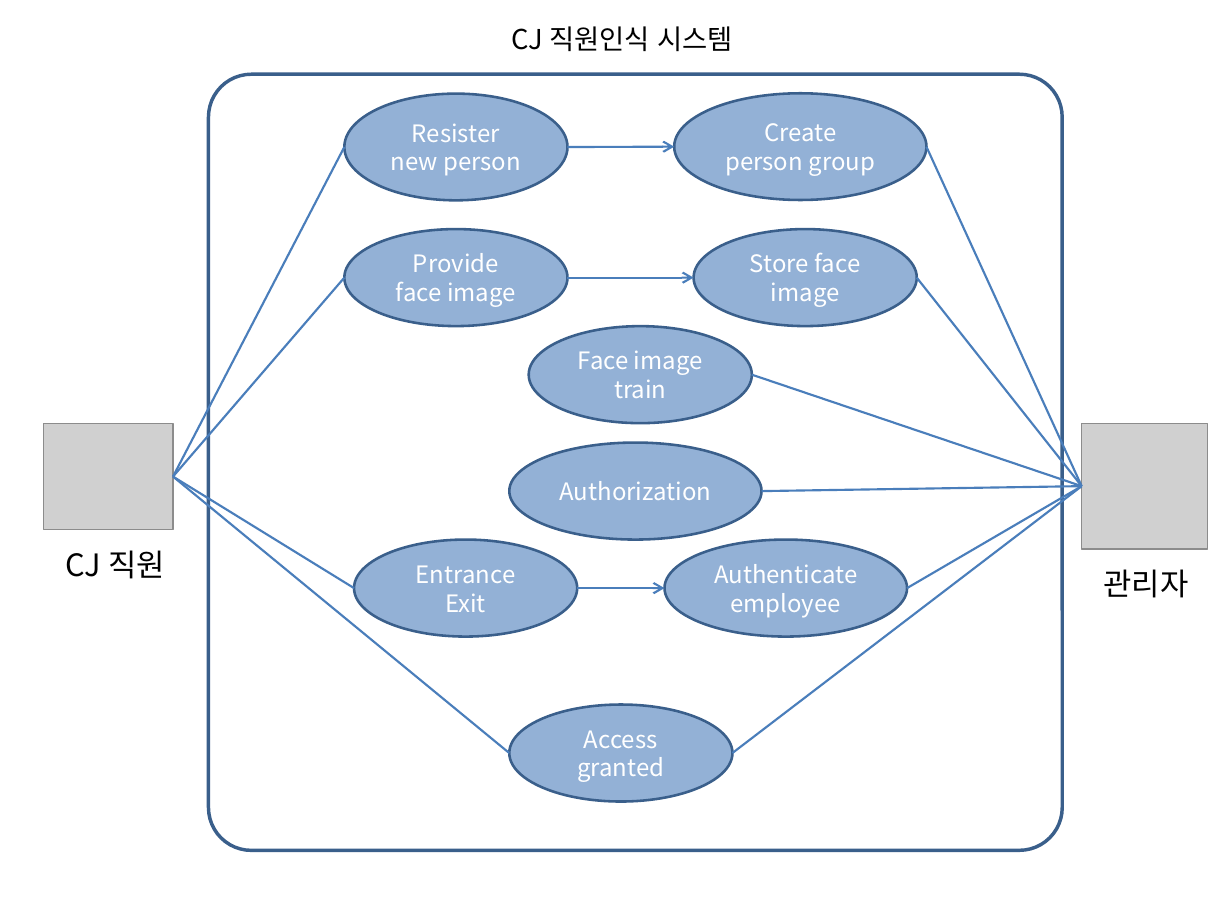
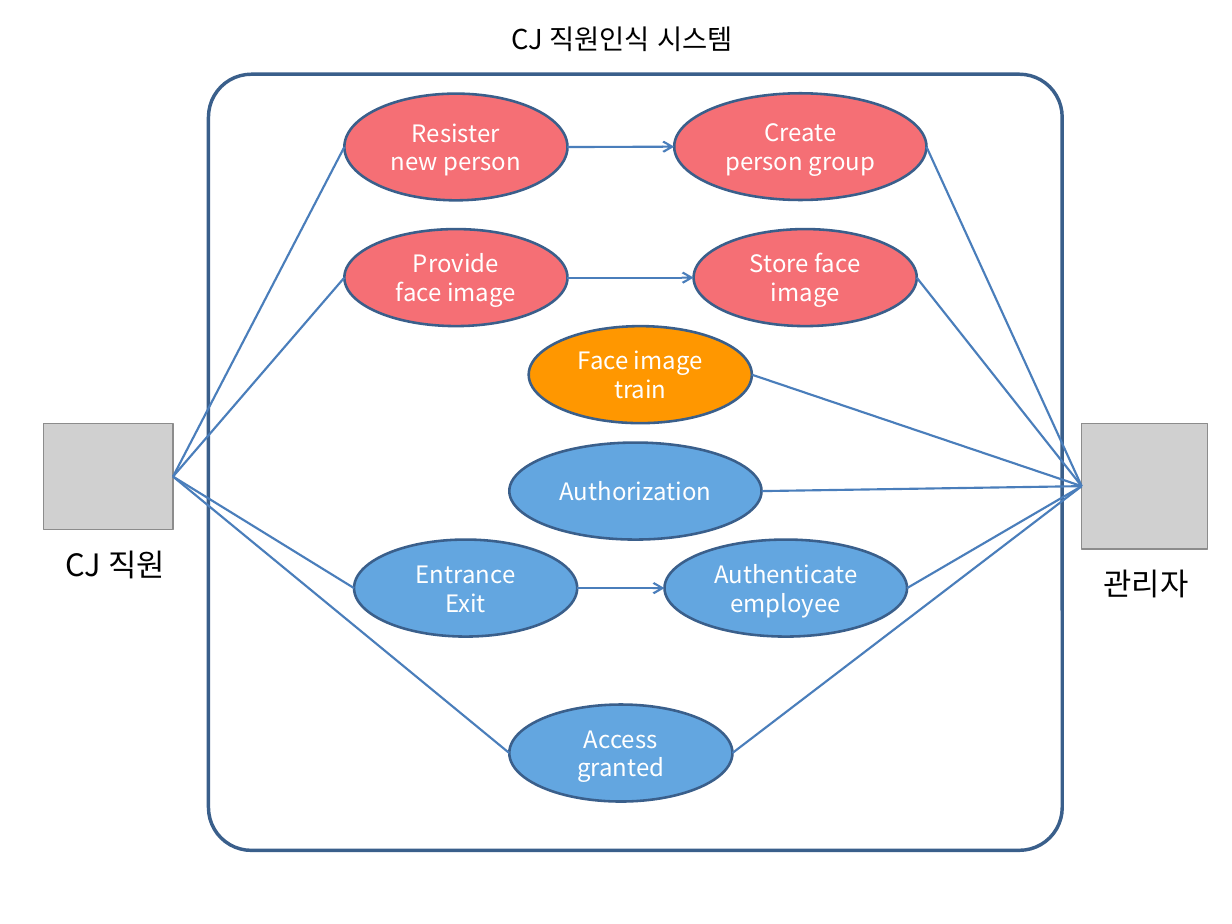
Before and after one commit to Jung-ayun/CJ_Intern, a slide deck: slide 2 of USER CASE DIAGRAM.pptx (slide 1 before the commit). Drawn at 1232x924 pixels with LibreOffice and Linux fonts; fonts in the diff are those of the drawing; grey boxes stand for pictures. Boxes give left, top, right and bottom in pixels: in the first picture for what was removed or moved away, otherwise in the second. Text is boxed around its words. In the diff, an @@ line names an element or a change of style, - is before the commit and + after.

```diff
--- a/USER CASE DIAGRAM.pptx
+++ b/USER CASE DIAGRAM.pptx
@@ fill #4F81BD at 61% opacity to #EF151E at 61% opacity in 4 elements at box(345, 94, 568, 201), box(674, 94, 926, 201), box(345, 229, 568, 326), box(694, 229, 917, 326) @@
@@ ellipse "Face image train" at box(529, 326, 752, 424): fill #4F81BD at 61% opacity to #FF9700 @@
@@ fill #4F81BD at 61% opacity to #006ECD at 61% opacity in 4 elements at box(354, 540, 577, 637), box(664, 540, 907, 637), box(509, 705, 732, 802), box(509, 442, 761, 540) @@
```
Also in this commit, not shown: 1 other slide changed, 3 slides added, 1 other file.
